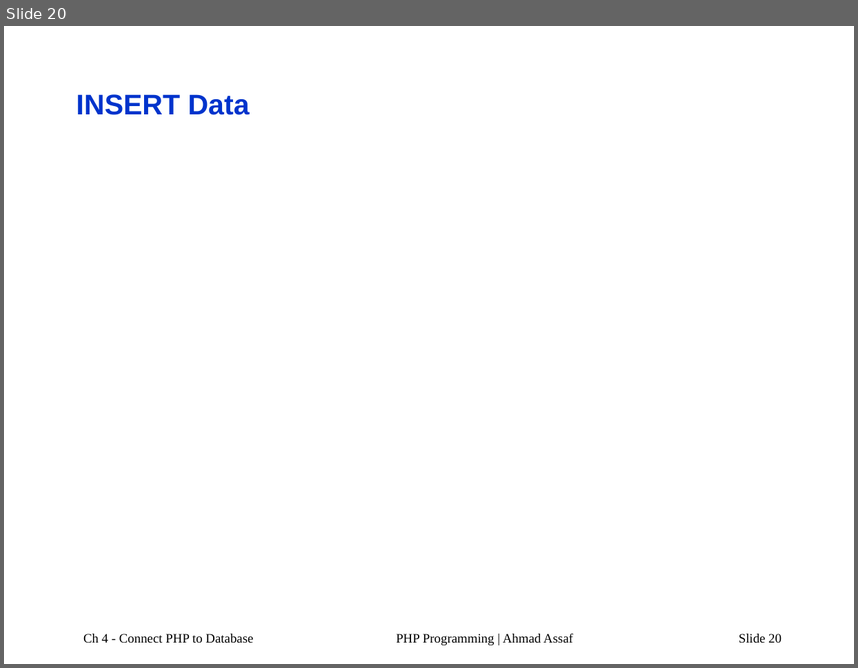
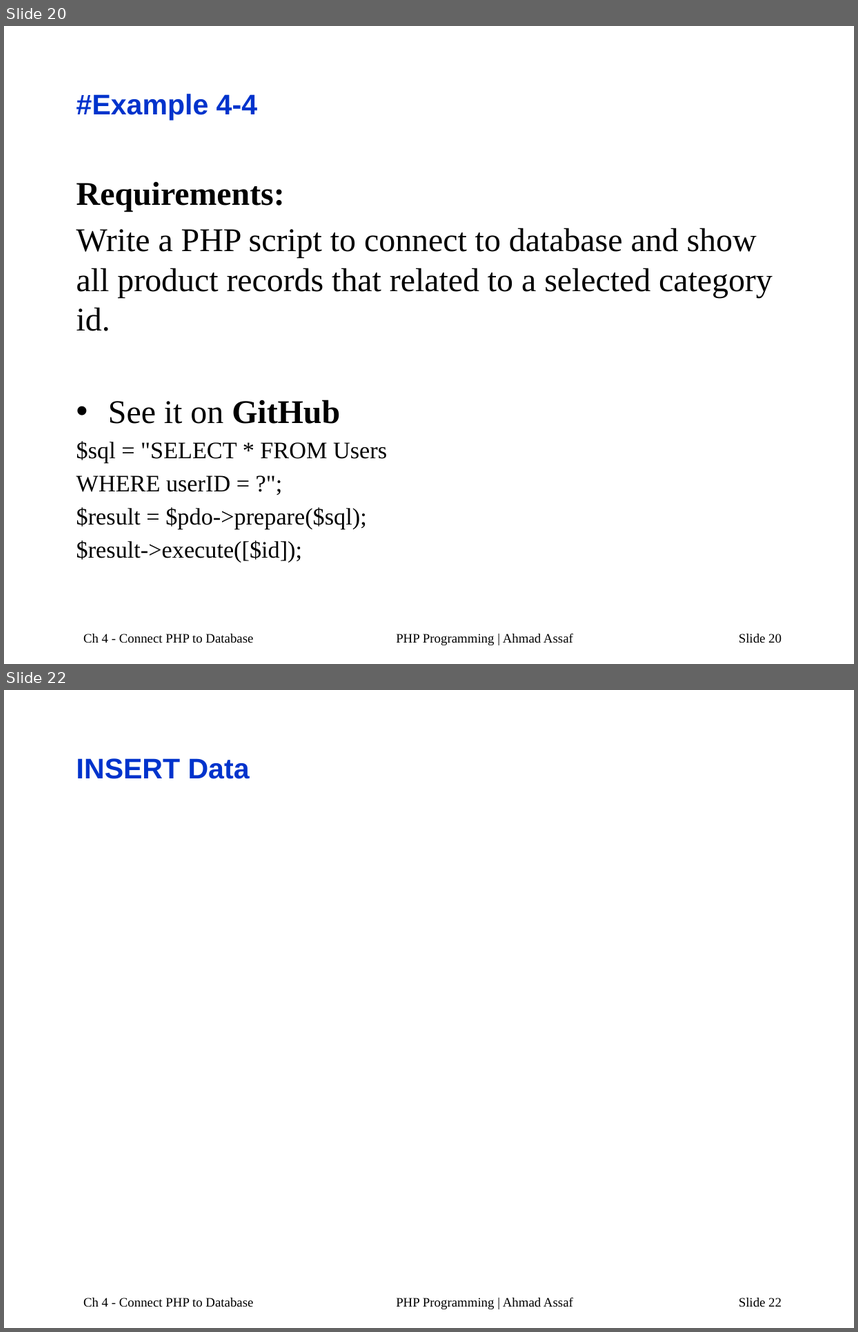
Before and after one commit to AhmadAssafCode/PHP2211, a slide deck: others/PHP-Ch4a.pptx. Shown one above the other, each under a label of ours: slide 20 before the commit, slides 20 and 22 after it; the slides between them are not shown. The pictures are 858x668 and 858x1332 pixels, drawn with LibreOffice and Linux fonts; fonts in the diff are those of the drawing. Boxes give left, top, right and bottom in pixels: in the first picture for what was removed or moved away, otherwise in the second. Text is boxed around its words. In the diff, an @@ line names an element or a change of style, - is before the commit and + after.

```diff
--- a/others/PHP-Ch4a.pptx
+++ b/others/PHP-Ch4a.pptx
@@ slide 20 added at bbox=[4, 26, 854, 664], background #FFFFFF @@
@@ title added at bbox=[76, 94, 257, 120], 24 pt, text #0033CC, bold @@
+#Example 4-4
@@ text added at bbox=[76, 181, 773, 562], 28 pt, text #000000 @@
+Requirements:
+Write a PHP script to connect to database and show all product records that related to a selected category id.
+• See it on GitHub
+$sql = "SELECT * FROM Users
+WHERE userID = ?";
+$result = $pdo->prepare($sql);
+$result->execute([$id]);
@@ text added at bbox=[83, 633, 253, 643], 11 pt, text #000000 @@
+Ch 4 - Connect PHP to Database
@@ text added at bbox=[396, 633, 573, 645], 11 pt, text #000000 @@
+PHP Programming | Ahmad Assaf
@@ page number added at bbox=[739, 633, 782, 643], 11 pt, text #000000 @@
+Slide 20
@@ what was slide 20 is now slide 22 @@
@@ page number at bbox=[739, 1297, 782, 1307]: text changed @@
-Slide 20
+Slide 22
```
Also in this commit, not shown: 8 slides changed, 6 other slides added, 2 other files.
